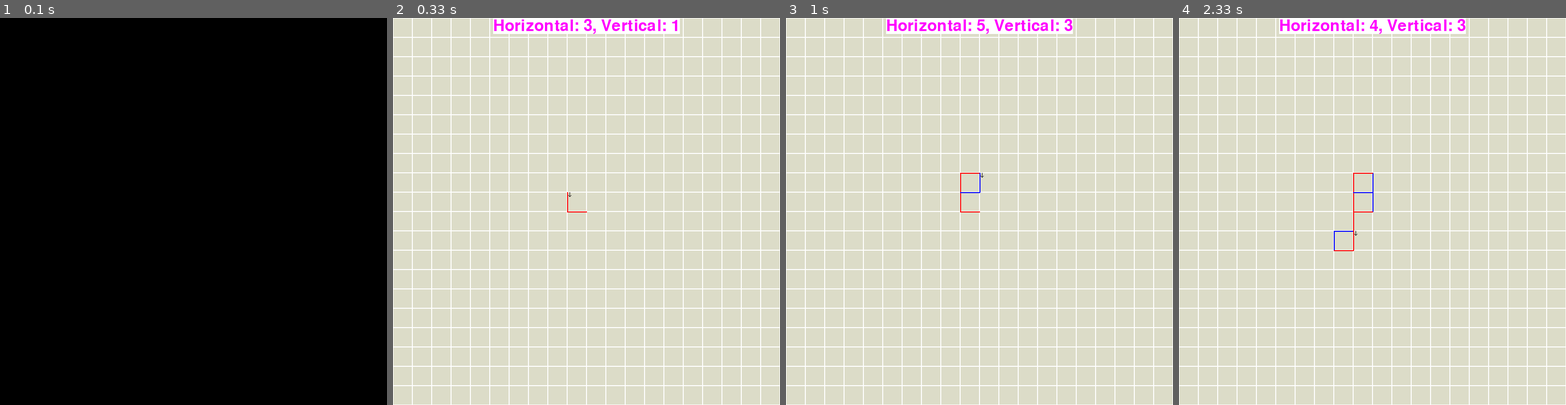
Above: before the commit, frames 1-4 (left to right).
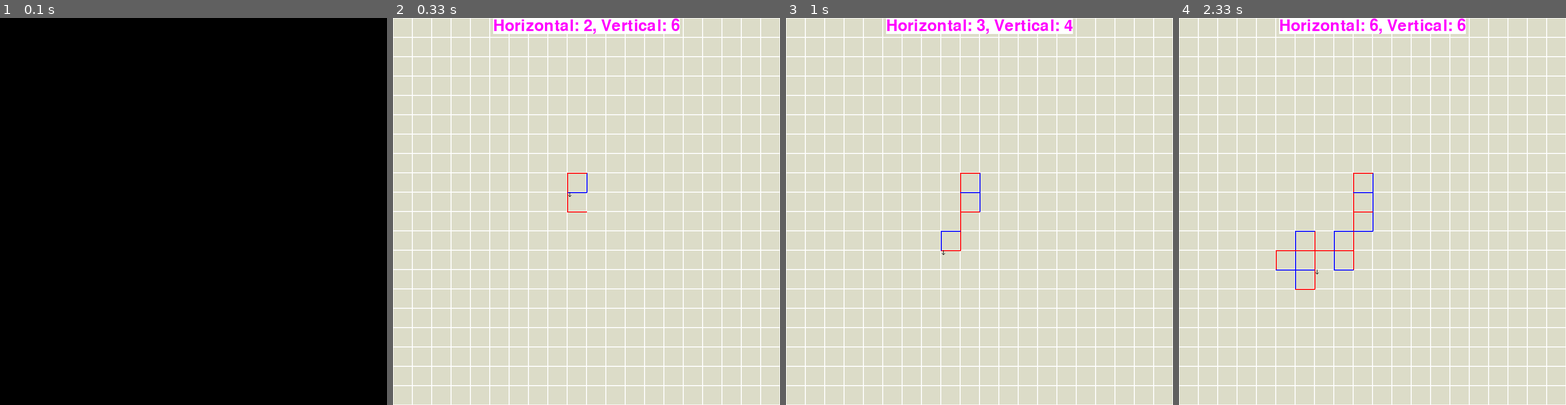
Above: after the commit, the same moments.

Repository: SoySoy4444/Random-Walk
Game: pygame game, started from simulation2.py
Same seed, same stepped clock (60 frames per second), same inputs: the game is played once before the commit and once after it.
Inputs:
- Up to frame 1 (0.1 s): no input
- Up to frame 2 (0.33 s): no input
- Up to frame 3 (1 s): tap Enter at 0.33 s; hold Up from 0.67 s (still down)
- Up to frame 4 (2.33 s): release Up at 1.13 s; hold Down 1.17-1.47 s; hold Up from 2.3 s (still down)

Frame 1 is identical in both runs. In frame 2, 0.1% of the frame differs, in the area x 45-74%, y 0-46%; in frame 3, 0.1%; in frame 4, 0.3%, in the area x 25-74%, y 0-71%.

Commit message:
Add ability to speed up and slow down

Diff:
--- a/simulation2.py
+++ b/simulation2.py
@@ -14,6 +14,7 @@
 windowSize = (800, 800)
 
 def main():
+    framesPerSecond = 10
     def pause():
         paused = True
         while paused:
@@ -52,7 +53,7 @@
     currentGridScreen = screen.copy()
 
     while True:
-        clock.tick(5)
+        clock.tick(framesPerSecond)
 
         for event in pygame.event.get():
             if event.type == pygame.QUIT:
@@ -61,6 +62,10 @@
             if event.type == pygame.KEYDOWN:
                 if event.key == pygame.K_p:
                     pause()
+                elif event.key == pygame.K_UP:
+                    framesPerSecond += 1
+                elif event.key == pygame.K_DOWN:
+                    framesPerSecond -= 1
 
         #Generate the dice pair
         die1 = random.randint(1, 6)
